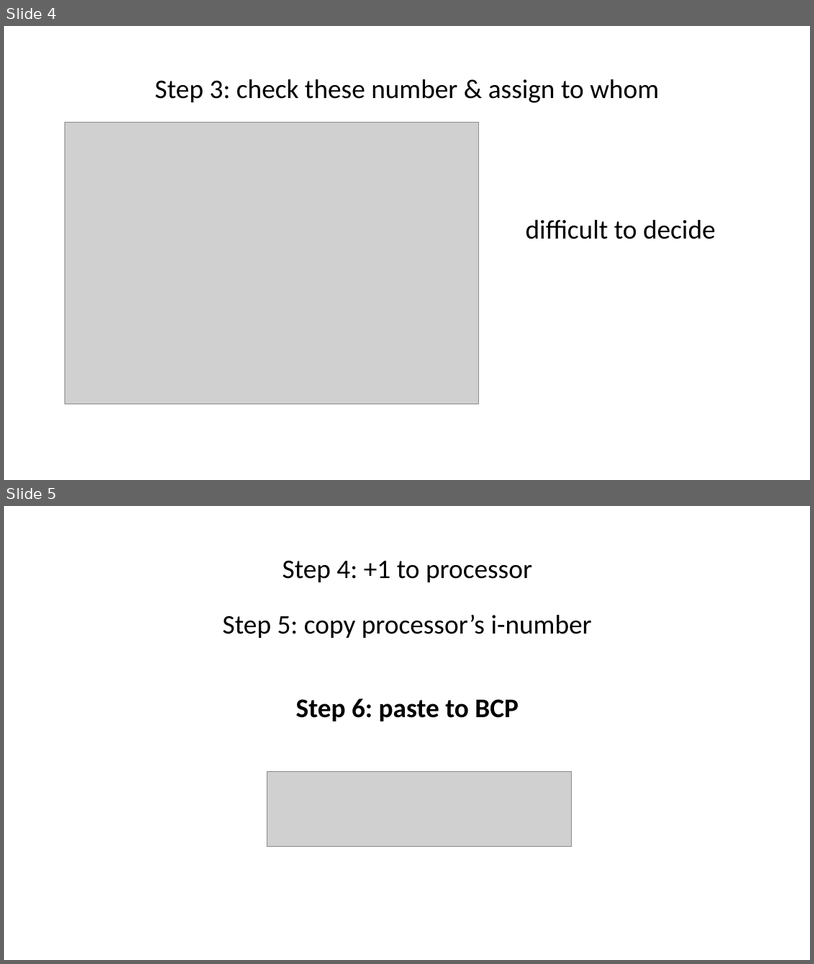
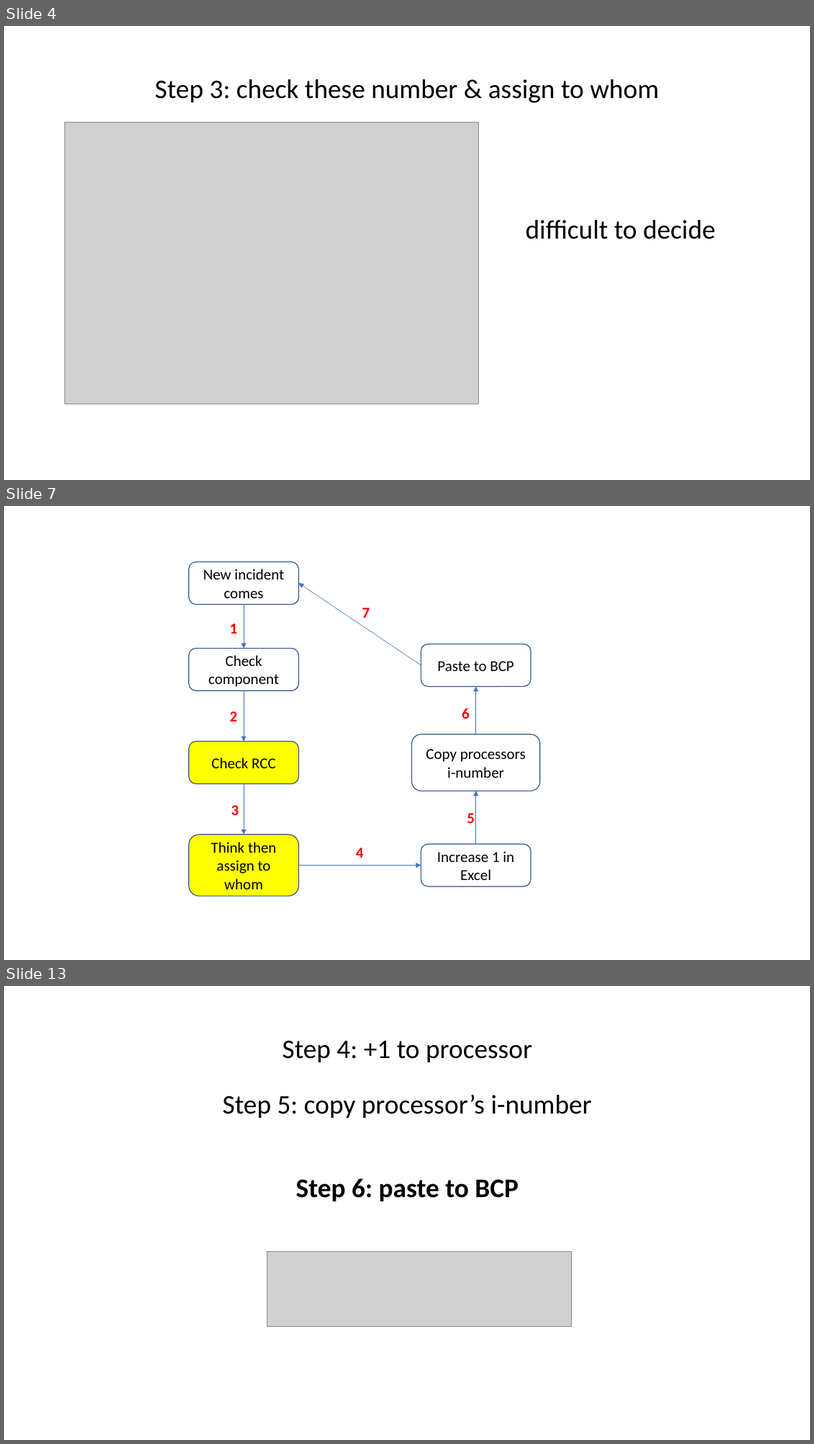
Before and after one commit to Ahaan17Saroch/Queue-Manager-Cloud-Dispatcher, a slide deck: SAP精简版.pptx. Shown one above the other, each under a label of ours: slides 4 and 5 before the commit, slides 4, 7 and 13 after it; the slides between them are not shown. The pictures are 814x964 and 814x1444 pixels, drawn with LibreOffice and Linux fonts; fonts in the diff are those of the drawing; grey boxes stand for pictures. Boxes give left, top, right and bottom in pixels: in the first picture for what was removed or moved away, otherwise in the second. Text is boxed around its words. In the diff, an @@ line names an element or a change of style, - is before the commit and + after.

```diff
--- a/SAP精简版.pptx
+++ b/SAP精简版.pptx
@@ slide 7 added at (4, 506, 810, 960), background #FFFFFF @@
@@ rounded rectangle added at (189, 561, 299, 604), fill #FFFFFF, outline #325491 1 pt, 18 pt, text #000000 @@
+New incident comes
@@ arrow added from (422, 665) to (299, 583), #4472C4 0.5 pt @@
@@ arrow added from (244, 604) to (244, 648), #4472C4 0.5 pt @@
@@ text added at (363, 608, 370, 618), 18 pt, text #FF0000, bold @@
+7
@@ text added at (230, 623, 238, 633), 18 pt, text #FF0000, bold @@
+1
@@ rounded rectangle added at (189, 648, 299, 690), fill #FFFFFF, outline #325491 1 pt, 18 pt, text #000000 @@
+Check component
@@ rounded rectangle added at (422, 644, 532, 686), fill #FFFFFF, outline #325491 1 pt, 18 pt, text #000000 @@
+Paste to BCP
@@ arrow added from (244, 690) to (244, 741), #4472C4 0.5 pt @@
@@ arrow added from (476, 734) to (476, 686), #4472C4 0.5 pt @@
@@ text added at (230, 711, 238, 721), 18 pt, text #FF0000, bold @@
+2
@@ text added at (462, 708, 470, 718), 18 pt, text #FF0000, bold @@
+6
@@ rounded rectangle added at (189, 741, 299, 784), fill #FFFF00, outline #325491 1 pt, 18 pt, text #000000 @@
+Check RCC
@@ rounded rectangle added at (412, 734, 540, 791), fill #FFFFFF, outline #325491 1 pt, 18 pt, text #000000 @@
+Copy processors i-number
@@ arrow added from (244, 784) to (244, 834), #4472C4 0.5 pt @@
@@ text added at (232, 805, 239, 815), 18 pt, text #FF0000, bold @@
+3
@@ arrow added from (476, 844) to (476, 791), #4472C4 0.5 pt @@
@@ text added at (467, 813, 475, 823), 18 pt, text #FF0000, bold @@
+5
@@ rounded rectangle added at (189, 834, 299, 896), fill #FFFF00, outline #325491 1 pt, 18 pt, text #000000 @@
+Think then assign to whom
@@ text added at (356, 847, 364, 857), 18 pt, text #FF0000, bold @@
+4
@@ rounded rectangle added at (422, 844, 532, 886), fill #FFFFFF, outline #325491 1 pt, 18 pt, text #000000 @@
+Increase 1 in Excel
@@ arrow added from (299, 865) to (422, 865), #4472C4 0.5 pt @@
@@ what was slide 5 is now slide 13 @@
```
Also in this commit, not shown: 3 slides changed, 8 other slides added, 1 slide removed, 3 other files.
